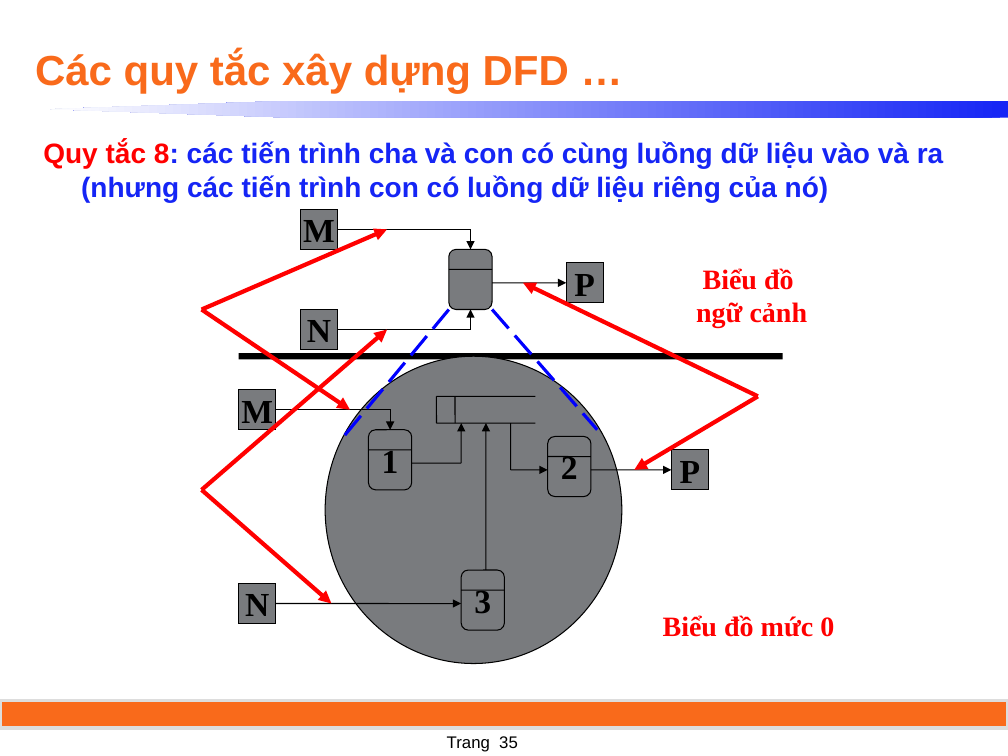
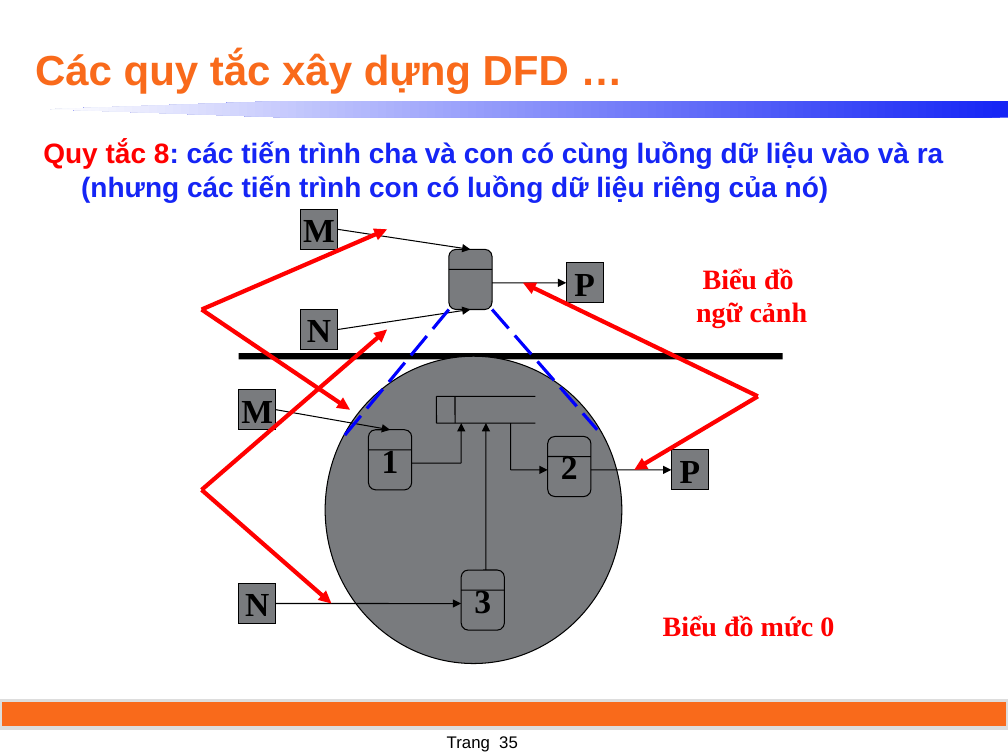
Before and after one commit to daomtthuan/do-an, a slide deck: slide 35 of document/guide/Mo hinh DFD.ppt. Drawn at 1008x756 pixels with LibreOffice and Linux fonts; fonts in the diff are those of the drawing. Boxes give left, top, right and bottom in pixels: in the first picture for what was removed or moved away, otherwise in the second. Text is boxed around its words. In the diff, an @@ line names an element or a change of style, - is before the commit and + after.

```diff
--- a/document/guide/Mo hinh DFD.ppt
+++ b/document/guide/Mo hinh DFD.ppt
@@ elbow arrow (338, 229) - (471, 249): elbow arrow to arrow; route changed @@
@@ elbow arrow (338, 330) - (471, 309): elbow arrow to arrow; route changed @@
@@ elbow arrow (276, 409) - (390, 429): elbow arrow to arrow; route changed @@
```
Also in this commit, not shown: 4 other slides changed, 1 other file.
